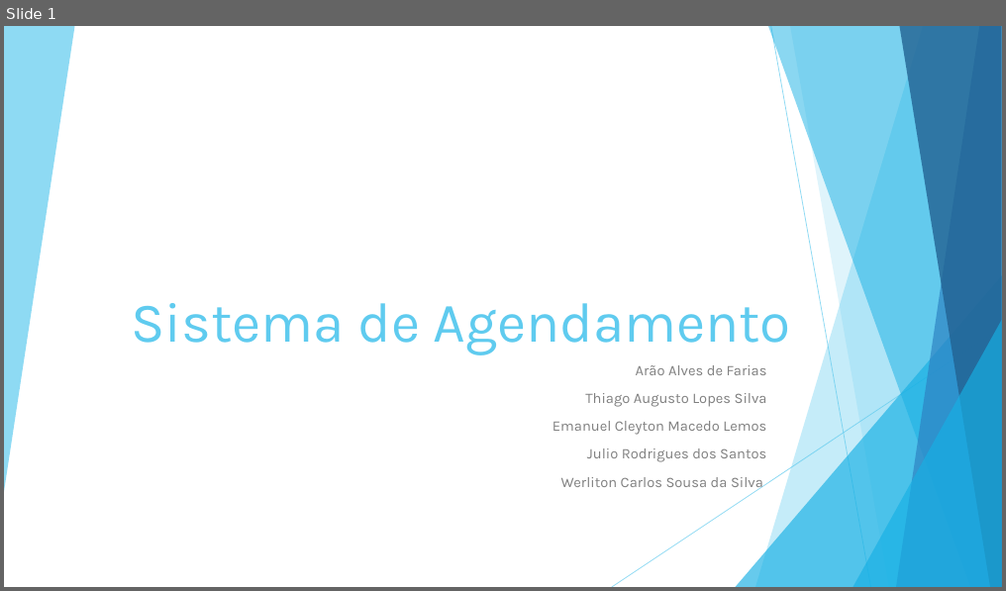
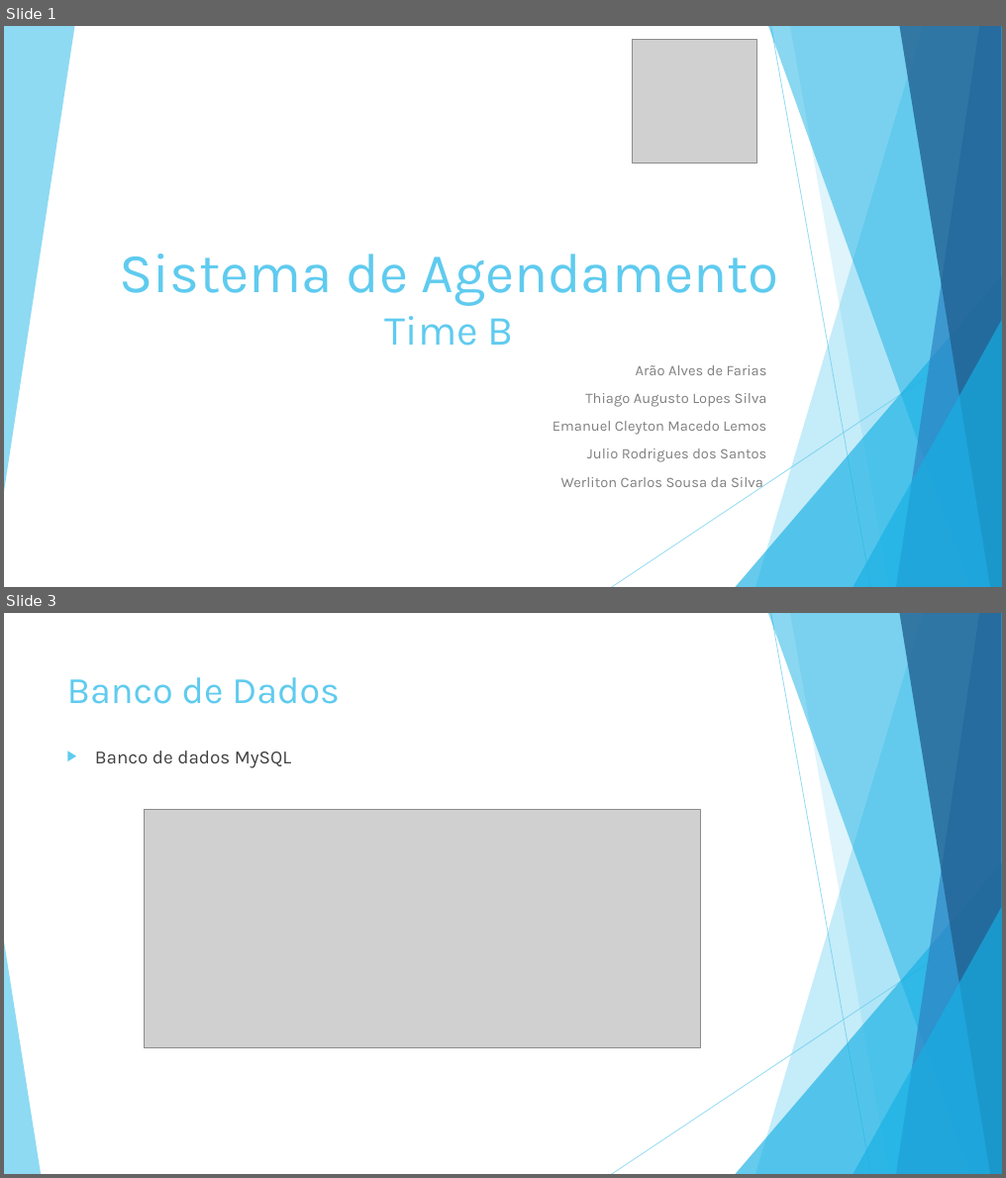
Before and after one commit to julioxrs/PROVA-TIME-B, a slide deck: Documentação/Apresentação/Sistema de Agendamento.pptx. Shown one above the other, each under a label of ours: slide 1 before the commit, slides 1 and 3 after it; the slides between them are not shown. The pictures are 1006x591 and 1006x1178 pixels, drawn with LibreOffice and Linux fonts; fonts in the diff are those of the drawing; grey boxes stand for pictures. Boxes give left, top, right and bottom in pixels: in the first picture for what was removed or moved away, otherwise in the second. Text is boxed around its words. In the diff, an @@ line names an element or a change of style, - is before the commit and + after.

```diff
--- a/Documentação/Apresentação/Sistema de Agendamento.pptx
+++ b/Documentação/Apresentação/Sistema de Agendamento.pptx
@@ slide 3 added at bbox=[4, 613, 1002, 1174], background #FFFFFF; not listed: 9 template elements that a slide beside it also shows @@
@@ title added at bbox=[67, 677, 340, 704], 36 pt, text #5FCBEF @@
+Banco de Dados
@@ text added at bbox=[95, 751, 291, 768], 18 pt, text #404040 @@
+▶ Banco de dados MySQL
@@ picture added at bbox=[144, 809, 700, 1049] @@
@@ triangle added at bbox=[4, 942, 41, 1174], fill #5FCBEF at 70% opacity @@
@@ slide 1 changed as well @@
@@ picture added at bbox=[633, 40, 757, 163] @@
@@ title at bbox=[120, 254, 779, 346]: text changed @@
-Sistema de Agendamento
+Sistema de Agendamento
+Time B
```
Also in this commit, not shown: 7 other slides added, 1 other file.
